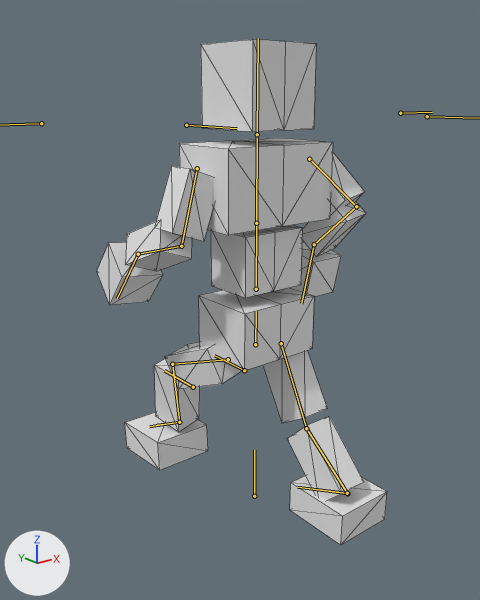
The glTF model BrowserGame/public/models/animateblend3.glb: old version first, new version second.
Both versions are drawn from a 50 mm camera at (-11.18, -13.27, 6.74) aimed at (-0.36, 0.25, 1.33). Every picture has the same lights, and +X, +Y and +Z are marked at lower left. Both versions are drawn at frame 11 of the action '05_feet.run'; the numbers are the values there. The bones that bend it are drawn over the model as lines. Mesh edges are drawn as thin lines.

Names of what the first picture shows: '立方体'.
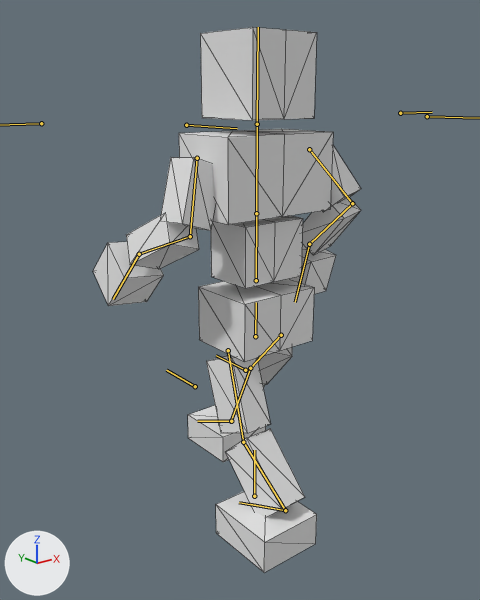
Changed parts and their boxes (x1, y1, x2, y2) in the pictures (480 x 600 px):
'立方体', posed (8% narrower, 8% taller)
    before: (97, 39, 387, 545)
    after: (93, 27, 361, 573)
bone '尻', root to tip
    before: (255, 344) to (256, 311)
    after: (255, 336) to (256, 302)
bone 'upper arm.R', root to tip
    before: (197, 168) to (181, 246)
    after: (197, 158) to (190, 236)
bone 'forearm.R', root to tip
    before: (181, 246) to (138, 254)
    after: (190, 236) to (139, 254)
bone 'hand.R', root to tip
    before: (138, 254) to (117, 298)
    after: (139, 254) to (113, 299)
bone 'upper arm.L', root to tip
    before: (309, 159) to (356, 206)
    after: (309, 149) to (352, 203)
bone 'forearm.L', root to tip
    before: (356, 206) to (314, 244)
    after: (352, 203) to (309, 244)
bone 'hand.L', root to tip
    before: (314, 244) to (301, 303)
    after: (309, 244) to (295, 302)
bone 'thighs.R', root to tip
    before: (228, 359) to (172, 364)
    after: (228, 350) to (243, 442)
bone 'Shin.R', root to tip
    before: (172, 364) to (179, 422)
    after: (243, 442) to (285, 510)
bone 'feet.R', root to tip
    before: (179, 422) to (149, 426)
    after: (285, 510) to (239, 502)
bone 'thighs.L', root to tip
    before: (281, 343) to (306, 428)
    after: (281, 335) to (250, 368)
bone 'Shin.L', root to tip
    before: (306, 428) to (347, 493)
    after: (250, 368) to (231, 421)
bone 'feet.L', root to tip
    before: (347, 493) to (297, 487)
    after: (231, 421) to (197, 421)

What changed in the scene script:
```text
Change bone_尻:
    where bone_尻 = bpy.data.objects['アーマチュア'].pose.bones['尻']  # child of 'root'
    bone_尻.location: (0.0, -1.14, 0.0) -> (0.0, -0.89, 0.0)
Change bone_upper_arm_r:
    where bone_upper_arm_r = bpy.data.objects['アーマチュア'].pose.bones['upper arm.R']  # child of 'chest'
    bone_upper_arm_r.rotation_quaternion: (0.82, -0.003, 0.07, 0.568) -> (0.805, 0.075, 0.052, 0.586)  # degrees (4, 7, 70) -> degrees (10, 0, 72)
Change bone_forearm_r:
    where bone_forearm_r = bpy.data.objects['アーマチュア'].pose.bones['forearm.R']  # child of 'upper arm.R'
    bone_forearm_r.rotation_quaternion: (0.833, -0.552, 0.0, 0.012) -> (0.842, -0.538, 0.0, 0.011)  # degrees (-67, 1, 1) -> degrees (-65, 1, 1)
Change bone_hand_r:
    where bone_hand_r = bpy.data.objects['アーマチュア'].pose.bones['hand.R']  # child of 'forearm.R'
    bone_hand_r.rotation_quaternion: (0.963, 0.241, -0.077, 0.091) -> (0.978, 0.179, -0.042, 0.093)  # degrees (27, -11, 8) -> degrees (20, -7, 10)
Change bone_upper_arm_l:
    where bone_upper_arm_l = bpy.data.objects['アーマチュア'].pose.bones['upper arm.L']  # child of 'chest'
    bone_upper_arm_l.rotation_quaternion: (0.713, 0.232, -0.367, -0.55) -> (0.733, 0.149, -0.35, -0.564)  # degrees (50, -16, -83) -> degrees (41, -20, -83)
Change bone_forearm_l:
    where bone_forearm_l = bpy.data.objects['アーマチュア'].pose.bones['forearm.L']  # child of 'upper arm.L'
    bone_forearm_l.rotation_quaternion: (0.725, -0.687, 0.0, -0.015) -> (0.786, -0.617, 0.0, -0.013)  # degrees (-87, -1, -1) -> degrees (-76, -1, -1)
Change bone_hand_l:
    where bone_hand_l = bpy.data.objects['アーマチュア'].pose.bones['hand.L']  # child of 'forearm.L'
    bone_hand_l.rotation_quaternion: (0.964, 0.255, 0.073, -0.018) -> (0.972, 0.222, 0.07, -0.021)  # degrees (30, 9, 0) -> degrees (26, 8, -1)
Change bone_thighs_r:
    where bone_thighs_r = bpy.data.objects['アーマチュア'].pose.bones['thighs.R']  # child of '尻'
    bone_thighs_r.rotation_quaternion: (0.825, 0.554, -0.11, -0.007) -> (-0.98, 0.18, 0.059, -0.028)  # degrees (69, -10, -8) -> degrees (-21, -6, 4)
Change bone_shin_r:
    where bone_shin_r = bpy.data.objects['アーマチュア'].pose.bones['Shin.R']  # child of 'thighs.R'
    bone_shin_r.rotation_quaternion: (0.879, -0.474, 0.0, 0.0) -> (0.98, -0.194, 0.0, 0.0)  # degrees (-57, 0, 0) -> degrees (-22, 0, 0)
Change bone_feet_r:
    where bone_feet_r = bpy.data.objects['アーマチュア'].pose.bones['feet.R']  # child of 'Shin.R'
    bone_feet_r.rotation_quaternion: (0.985, -0.135, 0.095, -0.056) -> (0.927, 0.368, 0.012, -0.064)  # degrees (-16, 10, -8) -> degrees (43, 4, -6)
Change bone_thighs_l:
    where bone_thighs_l = bpy.data.objects['アーマチュア'].pose.bones['thighs.L']  # child of '尻'
    bone_thighs_l.rotation_quaternion: (-0.964, 0.261, 0.012, -0.006) -> (0.889, 0.371, 0.265, 0.031)  # degrees (-30, -1, 1) -> degrees (49, 27, 16)
Change bone_shin_l:
    where bone_shin_l = bpy.data.objects['アーマチュア'].pose.bones['Shin.L']  # child of 'thighs.L'
    bone_shin_l.rotation_quaternion: (0.993, -0.116, 0.0, 0.0) -> (0.975, -0.21, 0.0, 0.0)  # degrees (-13, 0, 0) -> degrees (-24, 0, 0)
Change bone_feet_l:
    where bone_feet_l = bpy.data.objects['アーマチュア'].pose.bones['feet.L']  # child of 'Shin.L'
    bone_feet_l.rotation_quaternion: (0.928, 0.371, 0.001, -0.013) -> (0.947, -0.176, -0.185, 0.192)  # degrees (44, 1, -1) -> degrees (-25, -16, 27)
```
